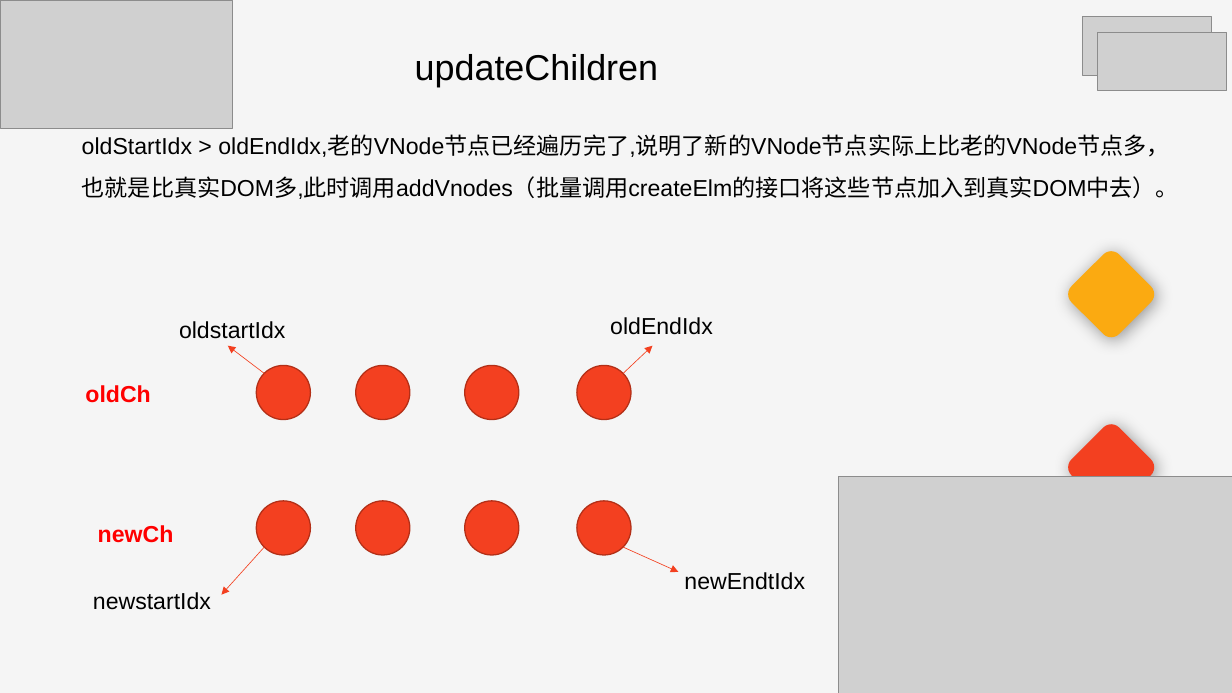
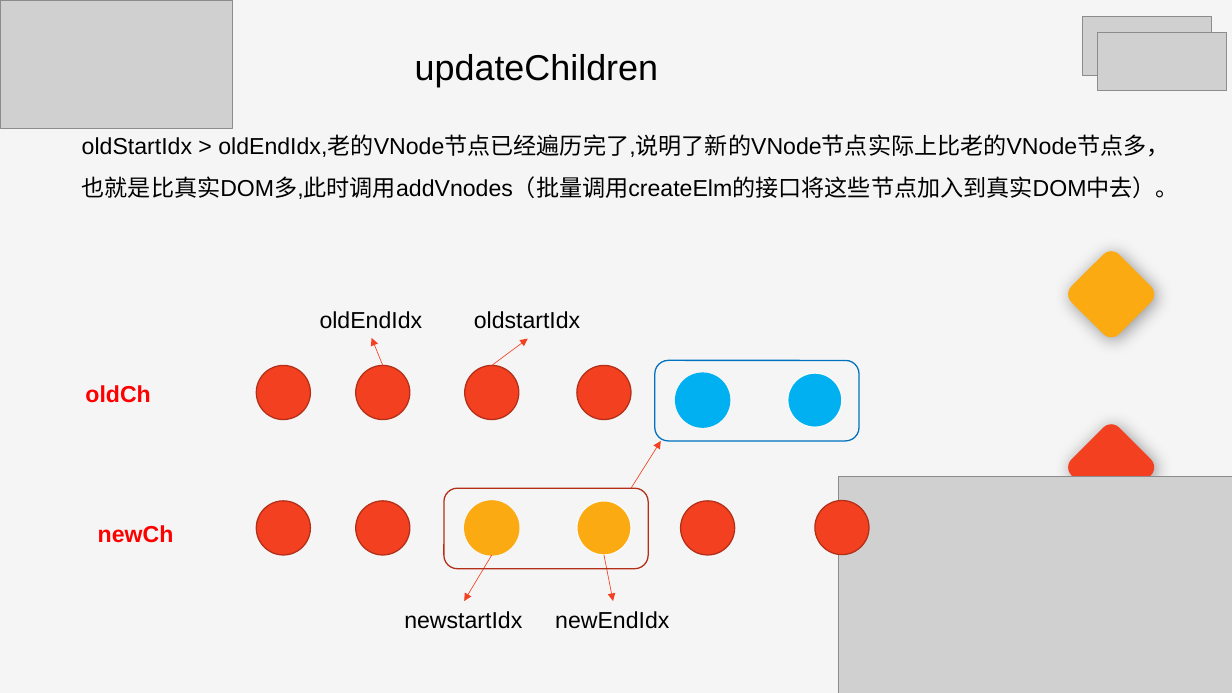
Before and after one commit to slbyml/code, a slide deck: slide 17 of vnode/public/分享.pptx. Drawn at 1232x693 pixels with LibreOffice and Linux fonts; fonts in the diff are those of the drawing; grey boxes stand for pictures; background and template pictures are left out. Boxes give left, top, right and bottom in pixels: in the first picture for what was removed or moved away, otherwise in the second. Text is boxed around its words. In the diff, an @@ line names an element or a change of style, - is before the commit and + after.

```diff
--- a/vnode/public/分享.pptx
+++ b/vnode/public/分享.pptx
@@ text "oldEndIdx": place and size @@
-text "oldEndIdx" at <box>610,317,713,335</box>
+text "oldEndIdx" at <box>320,311,423,329</box>
@@ text "oldstartIdx": place and size @@
-text "oldstartIdx" at <box>179,321,285,339</box>
+text "oldstartIdx" at <box>474,311,580,329</box>
@@ arrow moved from (264, 373) - (227, 346) to (383, 366) - (372, 338) @@
@@ arrow moved from (623, 373) - (653, 346) to (492, 366) - (528, 338) @@
@@ rounded rectangle added at <box>655,360,860,441</box>, outline #0070C0 1 pt @@
@@ ellipse added at <box>676,373,730,428</box>, fill #00B0F0, outline #00B0F0 1 pt @@
@@ ellipse added at <box>788,373,843,428</box>, fill #00B0F0, outline #FAFAFA 1 pt @@
@@ arrow added from (631, 488) to (661, 441), #F34020 0.5 pt @@
@@ rounded rectangle added at <box>444,488,648,568</box>, outline #B42F18 1 pt @@
@@ ellipse at <box>465,501,519,555</box>: fill #F34020 to #FBAA11; outline #B42F18 1 pt to #FBAA11 1 pt @@
@@ ellipse at <box>577,501,631,555</box>: fill #F34020 to #FBAA11; outline #B42F18 1 pt to #FAFAFA 1 pt @@
@@ ellipse added at <box>681,501,736,555</box>, fill #F34020, outline #B42F18 1 pt @@
@@ ellipse added at <box>815,501,870,555</box>, fill #F34020, outline #B42F18 1 pt @@
@@ arrow moved from (264, 547) - (222, 595) to (492, 555) - (464, 601) @@
@@ arrow moved from (623, 547) - (678, 572) to (604, 555) - (613, 601) @@
@@ text "newstartIdx": place and size @@
-text "newstartIdx" at <box>93,592,211,610</box>
+text "newstartIdx" at <box>404,611,522,629</box>
@@ text at <box>555,611,669,629</box>: text changed @@
-newEndtIdx
+newEndIdx
```
Also in this commit, not shown: 3 other slides changed, 2 slides added, 5 other files.
